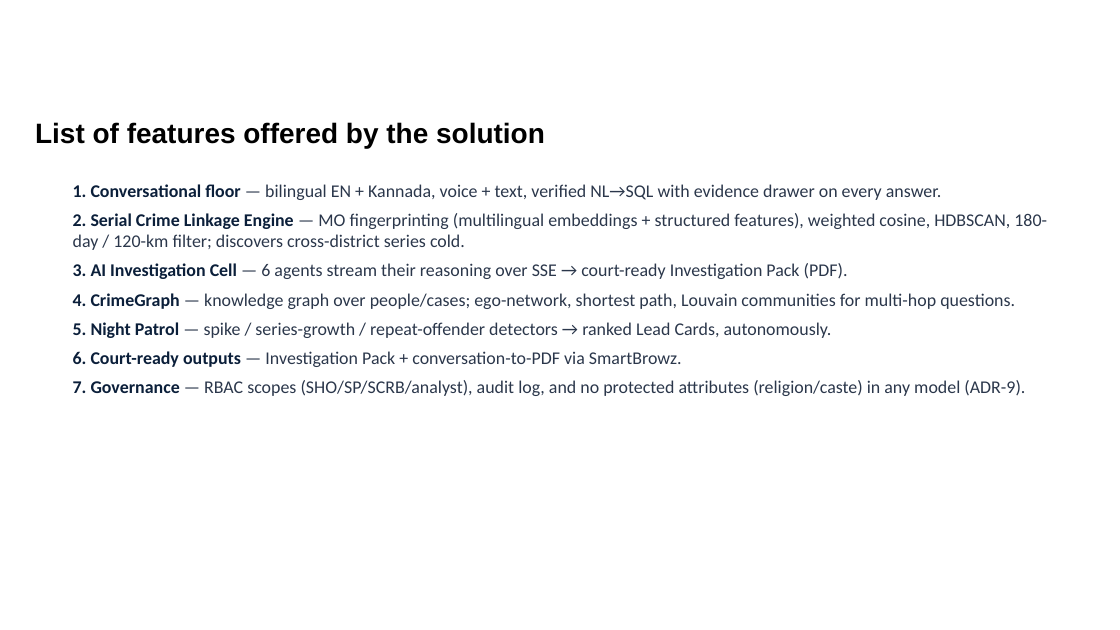
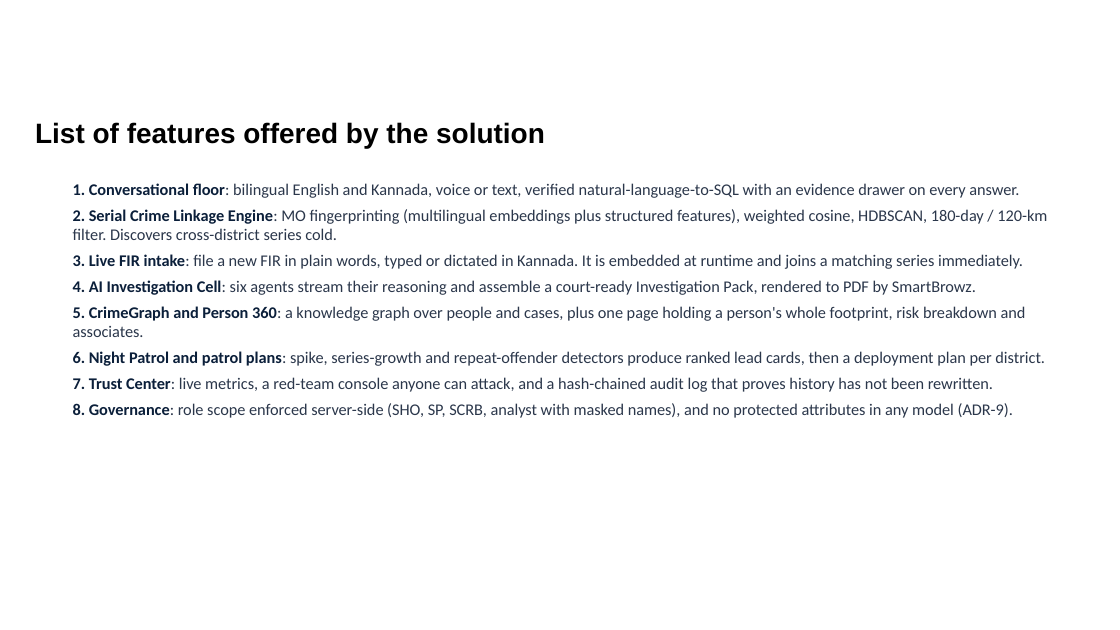
Before and after one commit to arungeekay/anveshak, a slide deck: slide 4 of ANVESHAK_KSP_Datathon_2026_Submission.pptx. Drawn at 1120x630 pixels with LibreOffice and Linux fonts; fonts in the diff are those of the drawing; background and template pictures are left out. Boxes give left, top, right and bottom in pixels: in the first picture for what was removed or moved away, otherwise in the second. Text is boxed around its words. In the diff, an @@ line names an element or a change of style, - is before the commit and + after.

Commit message:
video+deck: refresh both for the Stage-2 feature set
Video (2:38, within the 3-minute limit): re-recorded against the live app covering
all nine views. New beats: the patrol plan, the Trust Center red-team console
refusing injection and caste profiling, the audit chain verifying, a new FIR filed
in plain words joining SH-07 as case 16, the series replay crossing three
districts, the counterfactual, Person 360 and role-scoped answers.

Deck: rewritten for what the app now does, with six fresh screenshots including
the live intake and the red-team console. Benchmarks slide adds the counterfactual,
the ten-second investigation and the guardrail record. Catalyst slide separates
what is live from what is integrated with an honest status.

Also corrected a caption that hardcoded fifteen offences; the intake earlier in the
demo grows the series to sixteen.

```diff
--- a/ANVESHAK_KSP_Datathon_2026_Submission.pptx
+++ b/ANVESHAK_KSP_Datathon_2026_Submission.pptx
@@ text at (73,183,1047,418): text changed; size 11.5 to 10.5 pt @@
-1. Conversational floor — bilingual EN + Kannada, voice + text, verified NL→SQL with evidence drawer on every answer.
-2. Serial Crime Linkage Engine — MO fingerprinting (multilingual embeddings + structured features), weighted cosine, HDBSCAN, 180-day / 120-km filter; discovers cross-district series cold.
-3. AI Investigation Cell — 6 agents stream their reasoning over SSE → court-ready Investigation Pack (PDF).
-4. CrimeGraph — knowledge graph over people/cases; ego-network, shortest path, Louvain communities for multi-hop questions.
-5. Night Patrol — spike / series-growth / repeat-offender detectors → ranked Lead Cards, autonomously.
-6. Court-ready outputs — Investigation Pack + conversation-to-PDF via SmartBrowz.
-7. Governance — RBAC scopes (SHO/SP/SCRB/analyst), audit log, and no protected attributes (religion/caste) in any model (ADR-9).
+1. Conversational floor: bilingual English and Kannada, voice or text, verified natural-language-to-SQL with an evidence drawer on every answer.
+2. Serial Crime Linkage Engine: MO fingerprinting (multilingual embeddings plus structured features), weighted cosine, HDBSCAN, 180-day / 120-km filter. Discovers cross-district series cold.
+3. Live FIR intake: file a new FIR in plain words, typed or dictated in Kannada. It is embedded at runtime and joins a matching series immediately.
+4. AI Investigation Cell: six agents stream their reasoning and assemble a court-ready Investigation Pack, rendered to PDF by SmartBrowz.
+5. CrimeGraph and Person 360: a knowledge graph over people and cases, plus one page holding a person's whole footprint, risk breakdown and associates.
+6. Night Patrol and patrol plans: spike, series-growth and repeat-offender detectors produce ranked lead cards, then a deployment plan per district.
+7. Trust Center: live metrics, a red-team console anyone can attack, and a hash-chained audit log that proves history has not been rewritten.
+8. Governance: role scope enforced server-side (SHO, SP, SCRB, analyst with masked names), and no protected attributes in any model (ADR-9).
```
Also in this commit, not shown: 13 other slides changed, 11 other files.
